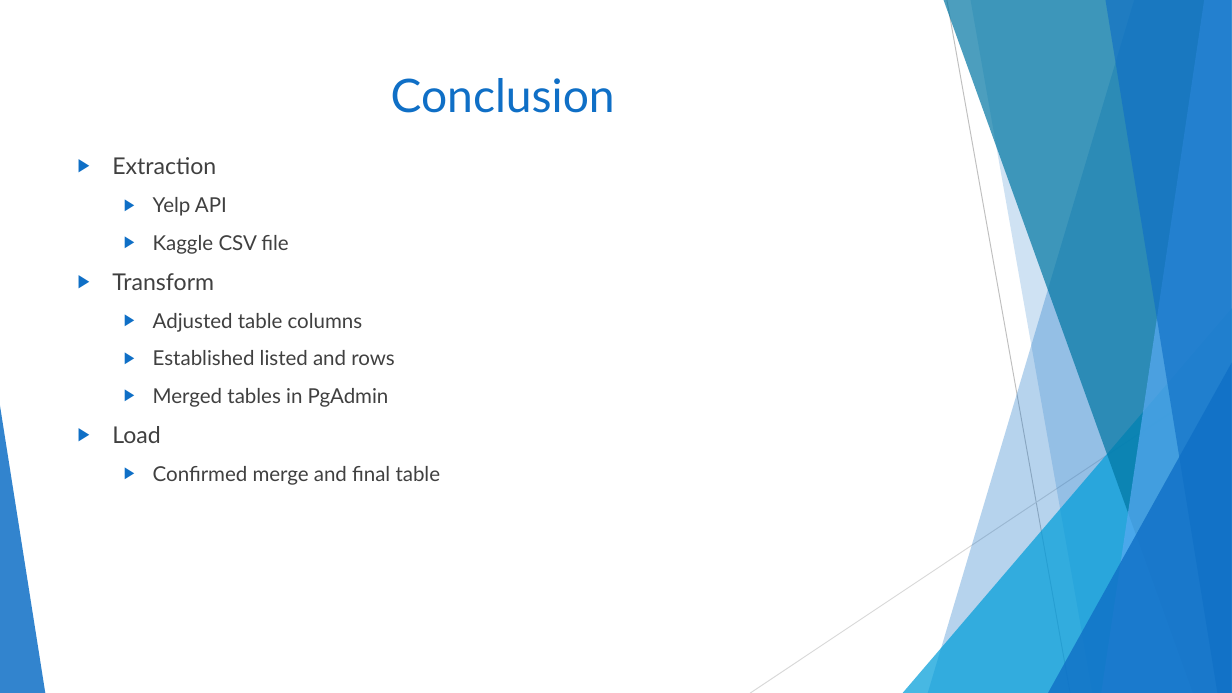
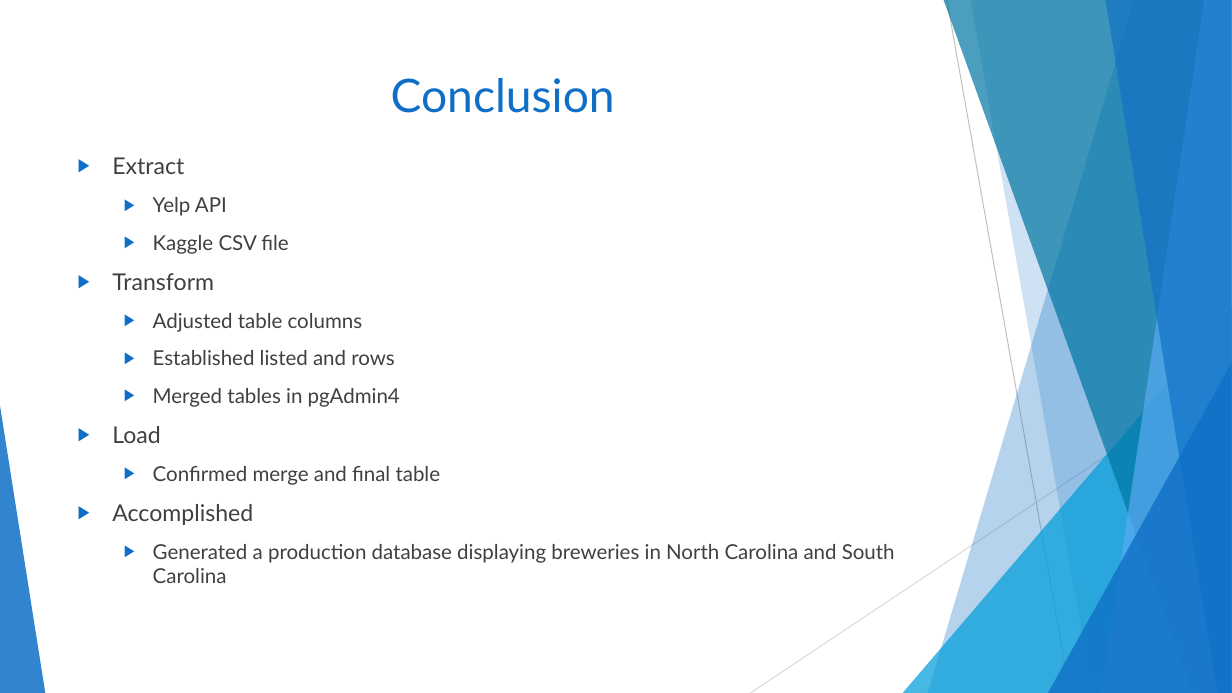
Before and after one commit to melindaeudy/ETL-Project, a slide deck: slide 10 of Carolina Brew Presentation.pptx. Drawn at 1232x693 pixels with LibreOffice and Linux fonts; fonts in the diff are those of the drawing. Boxes give left, top, right and bottom in pixels: in the first picture for what was removed or moved away, otherwise in the second. Text is boxed around its words. In the diff, an @@ line names an element or a change of style, - is before the commit and + after.

```diff
--- a/Carolina Brew Presentation.pptx
+++ b/Carolina Brew Presentation.pptx
@@ text at (x1=112, y1=157, x2=184, y2=174): text changed @@
-▶ Extraction
+▶ Extract
@@ text at (x1=153, y1=388, x2=400, y2=407): text changed @@
-  ▶ Merged tables in PgAdmin
+  ▶ Merged tables in pgAdmin4
@@ text at (x1=112, y1=504, x2=895, y2=583): paragraphs added @@
+▶ Accomplished
+  ▶ Generated a production database displaying breweries in North Carolina and South Carolina
```
Also in this commit, not shown: 8 other slides changed, 1 other file.
